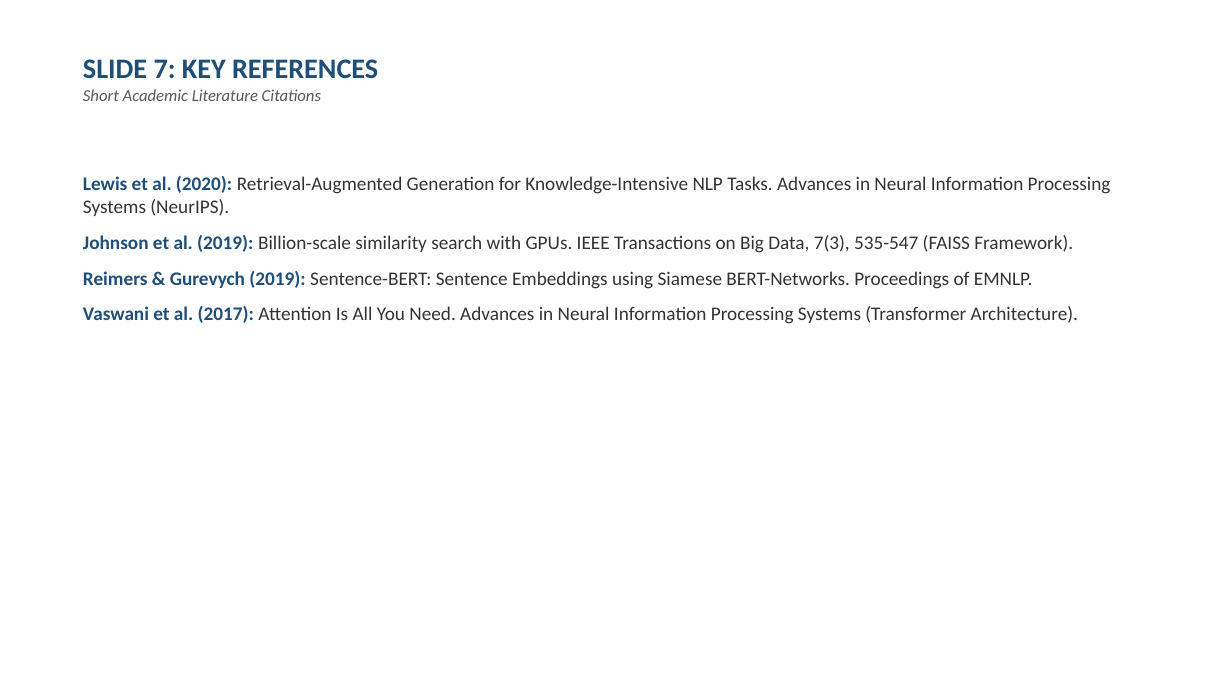
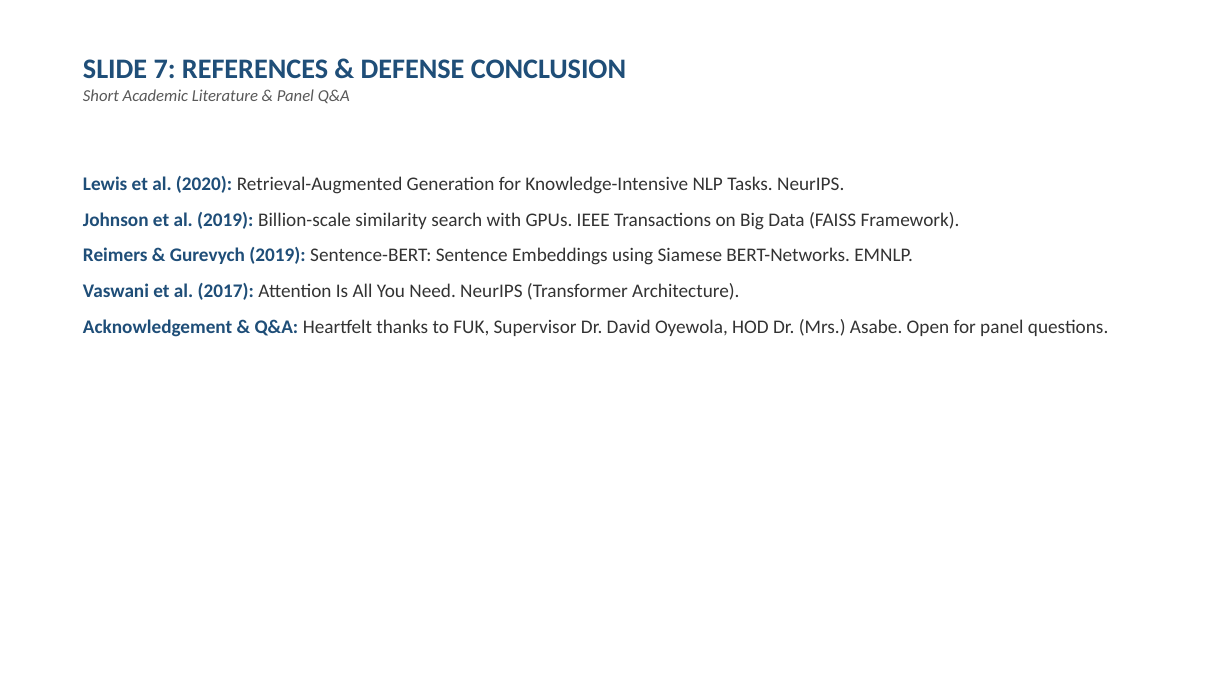
Before and after one commit to SageerAuwal/AuraQA, a slide deck: slide 7 of Professional_Project_Defense_Presentation_AuraQA.pptx. Drawn at 1232x693 pixels with LibreOffice and Linux fonts; fonts in the diff are those of the drawing. Boxes give left, top, right and bottom in pixels: in the first picture for what was removed or moved away, otherwise in the second. Text is boxed around its words. In the diff, an @@ line names an element or a change of style, - is before the commit and + after.

Commit message:
Update Professional Project Defense Presentation (7 Slides structure)

```diff
--- a/Professional_Project_Defense_Presentation_AuraQA.pptx
+++ b/Professional_Project_Defense_Presentation_AuraQA.pptx
@@ text at box(83, 59, 626, 103): text changed; size 13 to 22 pt; text colour #595959 to #1F4E78; bold on; italic off @@
-SLIDE 7: KEY REFERENCES
-Short Academic Literature Citations
+SLIDE 7: REFERENCES & DEFENSE CONCLUSION
+Short Academic Literature & Panel Q&A
@@ text at box(83, 176, 1108, 337): text changed @@
-Lewis et al. (2020): Retrieval-Augmented Generation for Knowledge-Intensive NLP Tasks. Advances in Neural Information Processing Systems (NeurIPS).
-Johnson et al. (2019): Billion-scale similarity search with GPUs. IEEE Transactions on Big Data, 7(3), 535-547 (FAISS Framework).
-Reimers & Gurevych (2019): Sentence-BERT: Sentence Embeddings using Siamese BERT-Networks. Proceedings of EMNLP.
-Vaswani et al. (2017): Attention Is All You Need. Advances in Neural Information Processing Systems (Transformer Architecture).
+Lewis et al. (2020): Retrieval-Augmented Generation for Knowledge-Intensive NLP Tasks. NeurIPS.
+Johnson et al. (2019): Billion-scale similarity search with GPUs. IEEE Transactions on Big Data (FAISS Framework).
+Reimers & Gurevych (2019): Sentence-BERT: Sentence Embeddings using Siamese BERT-Networks. EMNLP.
+Vaswani et al. (2017): Attention Is All You Need. NeurIPS (Transformer Architecture).
+Acknowledgement & Q&A: Heartfelt thanks to FUK, Supervisor Dr. David Oyewola, HOD Dr. (Mrs.) Asabe. Open for panel questions.
```
Also in this commit, not shown: 6 other slides changed, 1 slide removed, 2 other files.
